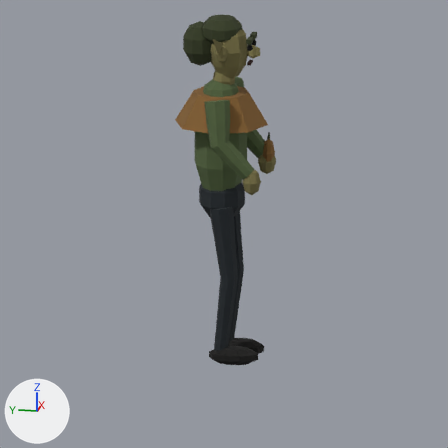
An edit to the Blender file characters/rowan-3d/rowan.blend, drawn before and after from the same camera.
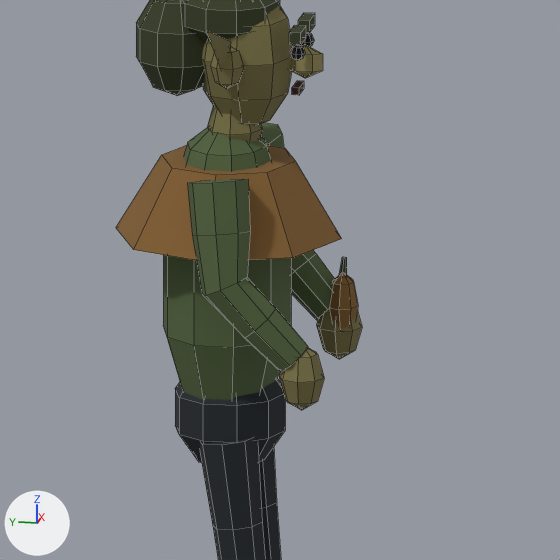
Each version appears first from the file's camera 'Camera', and next in a close-up on the part from 28% to 80% of the width and 6% to 57% of the height. The lights are fixed; the arrows at lower left show +X, +Y and +Z. The last two pictures show the newer version. The close-ups show mesh edges as thin lines.

The older version as bpy lines, for what is in view:
```python
me_sphere_068 = bpy.data.meshes.new('Sphere.068')
me_sphere_068.from_pydata(...)  # 736 vertices, 795 faces; spans x -0.44..0.44, y -0.35..0.39, z 0.0..2.79
me_sphere_068.materials.append(mat_rowan_nearest_palette)  # picture img_rowan_original_palette
ob_rowanskin = bpy.data.objects.new('RowanSkin', me_sphere_068)
ob_rowanskin.location = (0.0, 0.0, 0.0)
```
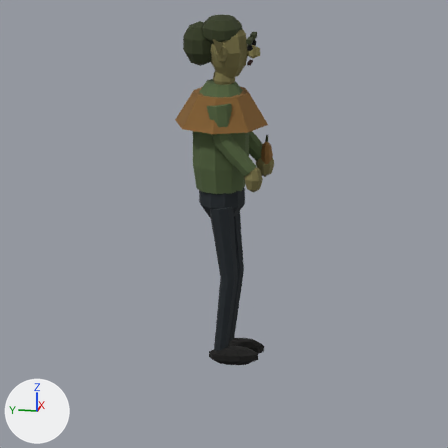
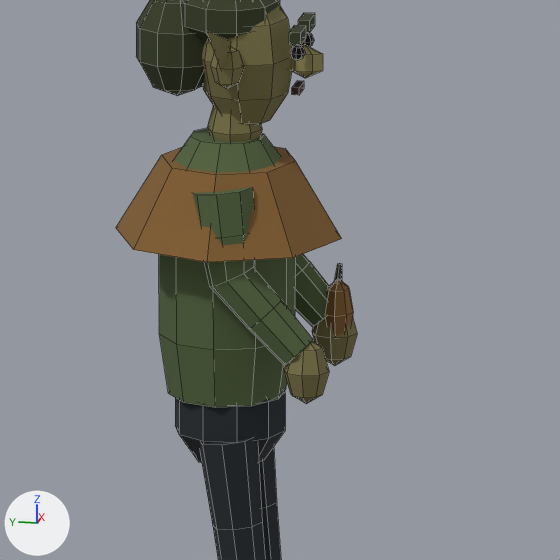
Where the change shows, as pixel boxes (x1, y1, x2, y2) in the close-ups (560 x 560 px; the box of a moved part takes in the faces that stretch with it):
'RowanSkin', reshaped
    before: (116, 0, 362, 560)
    after: (116, 0, 357, 560)
part 1 of me_sphere_068, moved or reshaped
    before: (316, 310, 362, 359)
    after: (312, 317, 357, 365)
part 2 of me_sphere_068, moved or reshaped
    before: (279, 348, 324, 410)
    after: (283, 341, 329, 403)
part 3 of me_sphere_068, moved or reshaped
    before: (329, 273, 358, 329)
    after: (324, 280, 353, 336)
part 4 of me_sphere_068, moved or reshaped
    before: (339, 257, 347, 275)
    after: (335, 263, 342, 282)
part 5 of me_sphere_068, rebuilt
    before: (163, 127, 291, 400)
    after: (159, 128, 296, 407)
part 6 of me_sphere_068, moved or reshaped
    before: (187, 122, 335, 372)
    after: (192, 187, 329, 365)

Patch to the scene script:
```diff
--- a/characters/rowan-3d/rowan.blend.py
+++ b/characters/rowan-3d/rowan.blend.py
@@ me_sphere_068 @@
 # used by ob_rowanskin; location = (0.0, 0.0, 0.0)
-me_sphere_068.from_pydata(...)  # 736 vertices, 795 faces; spans x -0.44..0.44, y -0.35..0.39, z 0.0..2.79
+me_sphere_068.from_pydata(...)  # 744 vertices, 787 faces; spans x -0.37..0.37, y -0.35..0.39, z 0.0..2.79
+# me_sphere_068 part 1: the loose piece of 26 vertices spanning x 0.25..0.4, y -0.35..-0.2, z 1.43..1.65 is moved by (-0.08, 0.0, 0.0)
+# me_sphere_068 part 2: the loose piece of 26 vertices spanning x -0.4..-0.25, y -0.35..-0.2, z 1.43..1.65 is moved by (0.08, 0.0, 0.0)
+# me_sphere_068 part 3: the loose piece of 26 vertices spanning x 0.24..0.38, y -0.34..-0.24, z 1.51..1.73 is moved by (-0.08, 0.0, 0.0)
+# me_sphere_068 part 4: the loose piece of 10 vertices spanning x 0.3..0.35, y -0.31..-0.28, z 1.7..1.77 is moved by (-0.08, 0.0, 0.0)
+# me_sphere_068 part 5: the loose piece of 42 vertices spanning x -0.24..0.24, y -0.18..0.23, z 1.22..2.32 is rebuilt with 50 vertices and now spans x -0.25..0.25, y -0.18..0.23, z 1.39..2.25
+# me_sphere_068 part 6
+# 74 vertices are removed from x -0.44..0.44, y -0.3..0.1, z 1.56..2.19
+# 68 faces are deleted
+# 4 vertices move from x -0.3..0.3, y -0.29..-0.18, z 1.64..1.76 to x -0.3..0.3, y -0.29..-0.18, z 1.63..1.76
+# 69 vertices are added at x -0.33..0.32, y -0.3..0.1, z 1.56..2.14
+# 5 new vertices lie (0.01, 0.02, 0.14) away from vertices in x -0.33..0.32, y -0.04..0.08, z 1.85..1.99
+# 68 new faces join them
 me_sphere_068.materials.append(mat_rowan_nearest_palette)
```
